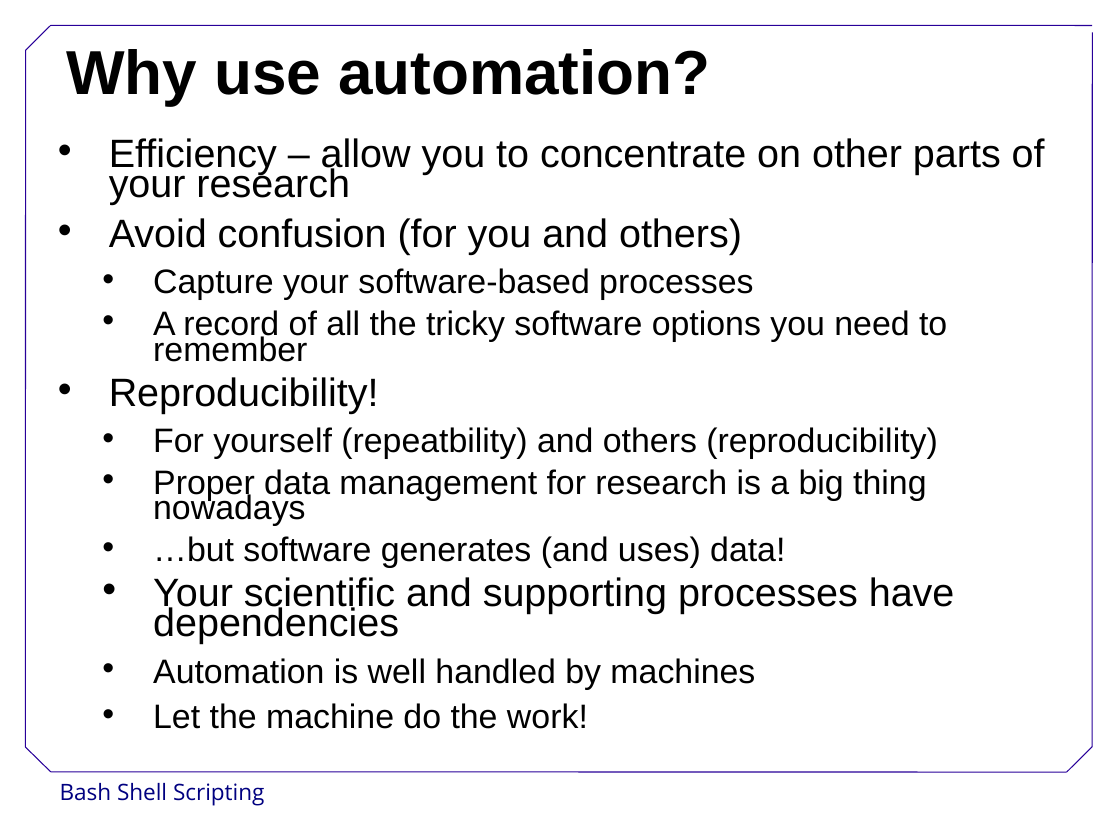
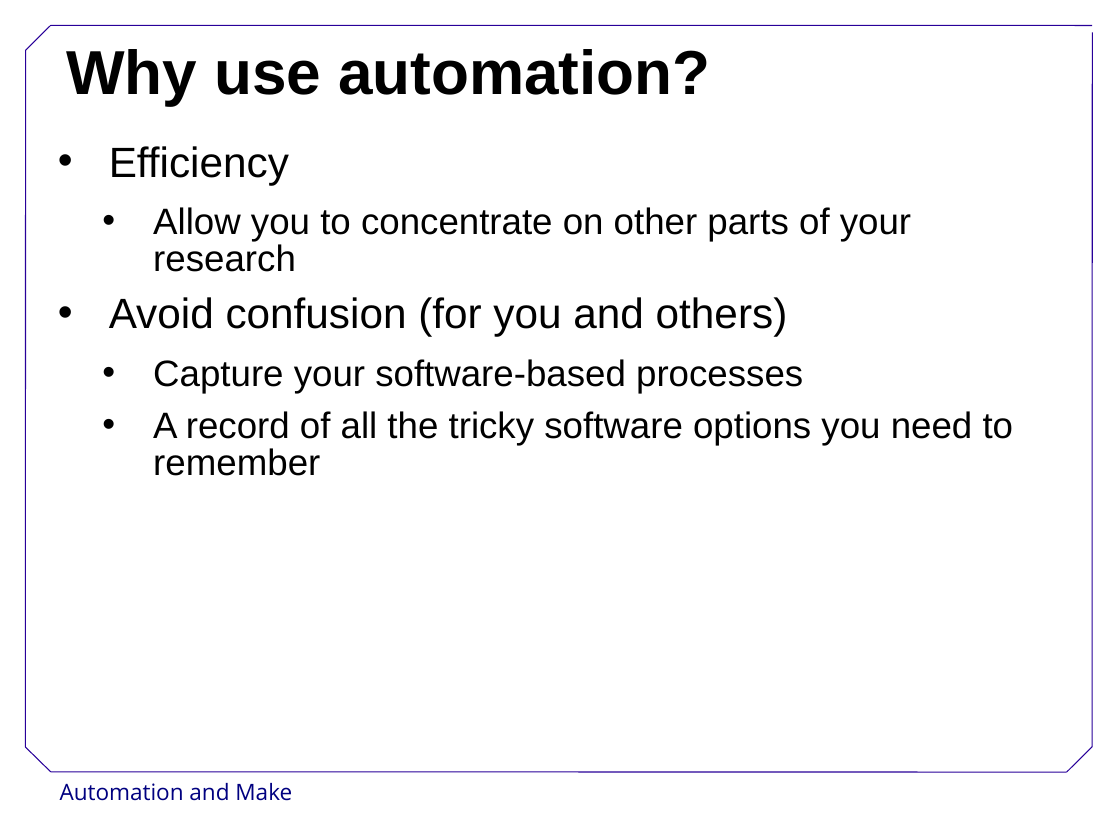
Before and after one commit to swcarpentry/DEPRECATED-boot-camps, a slide deck: slide 2 of AutomationMake.ppt. Drawn at 1120x840 pixels with LibreOffice and Linux fonts; fonts in the diff are those of the drawing; background and template pictures are left out. Boxes give left, top, right and bottom in pixels: in the first picture for what was removed or moved away, otherwise in the second. Text is boxed around its words. In the diff, an @@ line names an element or a change of style, - is before the commit and + after.

```diff
--- a/AutomationMake.ppt
+++ b/AutomationMake.ppt
@@ text at box(109, 146, 911, 272): text changed; size 28 to 26 pt @@
-• Efficiency – allow you to concentrate on other parts of your research
+• Efficiency
+  • Allow you to concentrate on other parts of your research
@@ text at box(109, 297, 1014, 476): size 28 to 30 pt in "Avoid confusion (for you and others)"; size 24 to 26 pt in "Capture your software-based processes", "A record of all the tricky software ..."; line spacing 0.63 to 0.83 @@
@@ text at box(109, 377, 955, 729): paragraphs removed @@
-• Reproducibility!
-  • For yourself (repeatbility) and others (reproducibility)
-  • Proper data management for research is a big thing nowadays
-  • …but software generates (and uses) data!
-  • Your scientific and supporting processes have dependencies
-    • Automation is well handled by machines
-    • Let the machine do the work!
@@ text at box(60, 783, 292, 801): text changed @@
-Bash Shell Scripting
+Automation and Make
```
Also in this commit, not shown: 13 other slides changed, 1 slide added, 1 slide removed, 6 other files.
